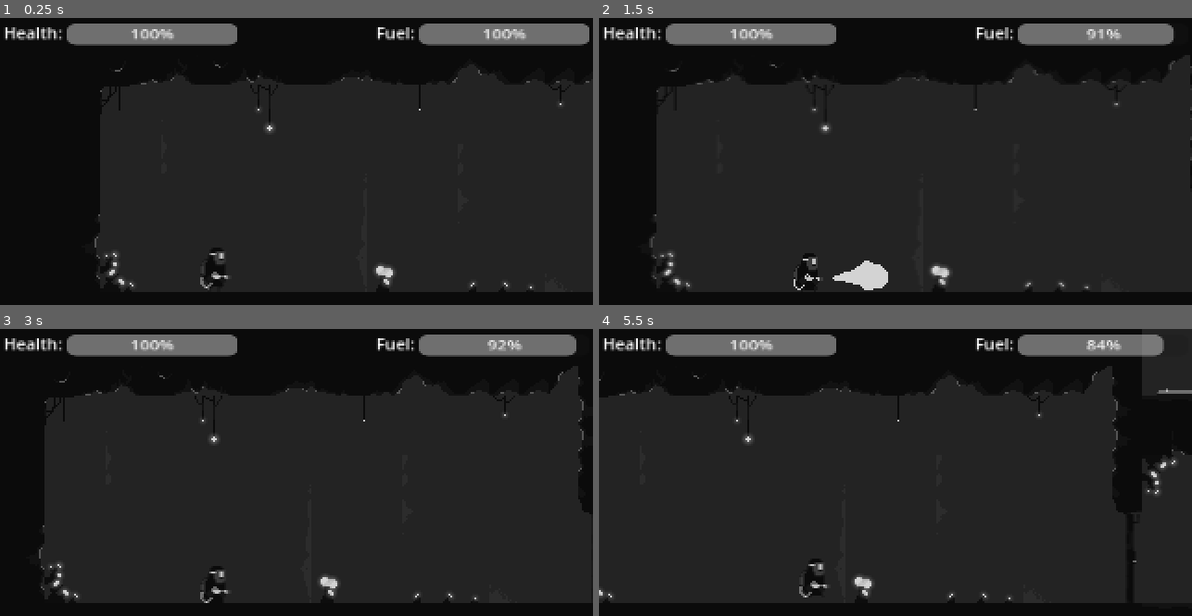
Above: before the commit, frames 1-4 (two rows, left to right).
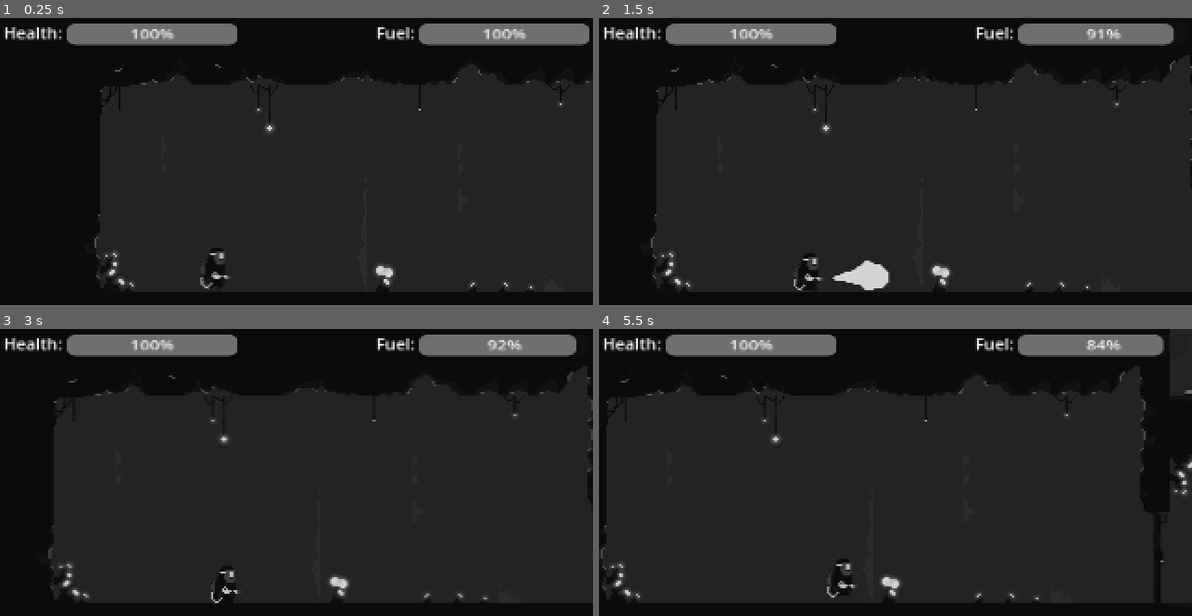
Above: after the commit, the same moments.

Repository: adhan-857/gamejam-xenocave
Game: Godot game, scene res://scenes/Level1.tscn
Two runs of this game, one before a commit and one after it. Both use one fixed random seed, a clock stepped at 60 frames per second and the inputs below. This scene is started directly instead of the project's main scene.
Inputs:
- Up to frame 1 (0.25 s): no input
- Up to frame 2 (1.5 s): hold Right (ui_right) from 0.53 s (still down); tap Space (ui_select) at 0.77 s
- Up to frame 3 (3 s): tap Space (ui_select) at 1.52 s; release Right (ui_right) at 2.03 s; hold Left (ui_left) 2.03-2.78 s; hold Right (ui_right) from 2.78 s (still down)
- Up to frame 4 (5.5 s): tap Space (ui_select) at 3.02, 3.77, 4.52 s; release Right (ui_right) at 4.28 s; hold Left (ui_left) 4.28-5.03 s; hold Right (ui_right) from 5.03 s (still down)

The runs differ from the first frame. In frame 2, 0.3% of the frame differs, in the area x 10-88%, y 29-96%; in frame 3, 1.2%; in frame 4, 1.8%, in the area x 0-100%, y 14-96%.

Commit message:
Add smoothing to the camera (supaya tidak nge-lock ke player)

Diff:
--- a/scenes/Level1.tscn
+++ b/scenes/Level1.tscn
@@ -478,5 +478,5 @@
 
 [node name="AudioStreamPlayer2D" type="AudioStreamPlayer2D" parent="."]
 stream = ExtResource("12_fq4sx")
-volume_db = -25.0
+volume_db = -24.0
 autoplay = true
--- a/scenes/Player.tscn
+++ b/scenes/Player.tscn
@@ -253,6 +253,9 @@
 
 [node name="Camera2D" type="Camera2D" parent="."]
 offset = Vector2(45, -30)
+position_smoothing_enabled = true
+rotation_smoothing_enabled = true
+rotation_smoothing_speed = 3.0
 
 [node name="Area2D" type="Area2D" parent="."]
 
